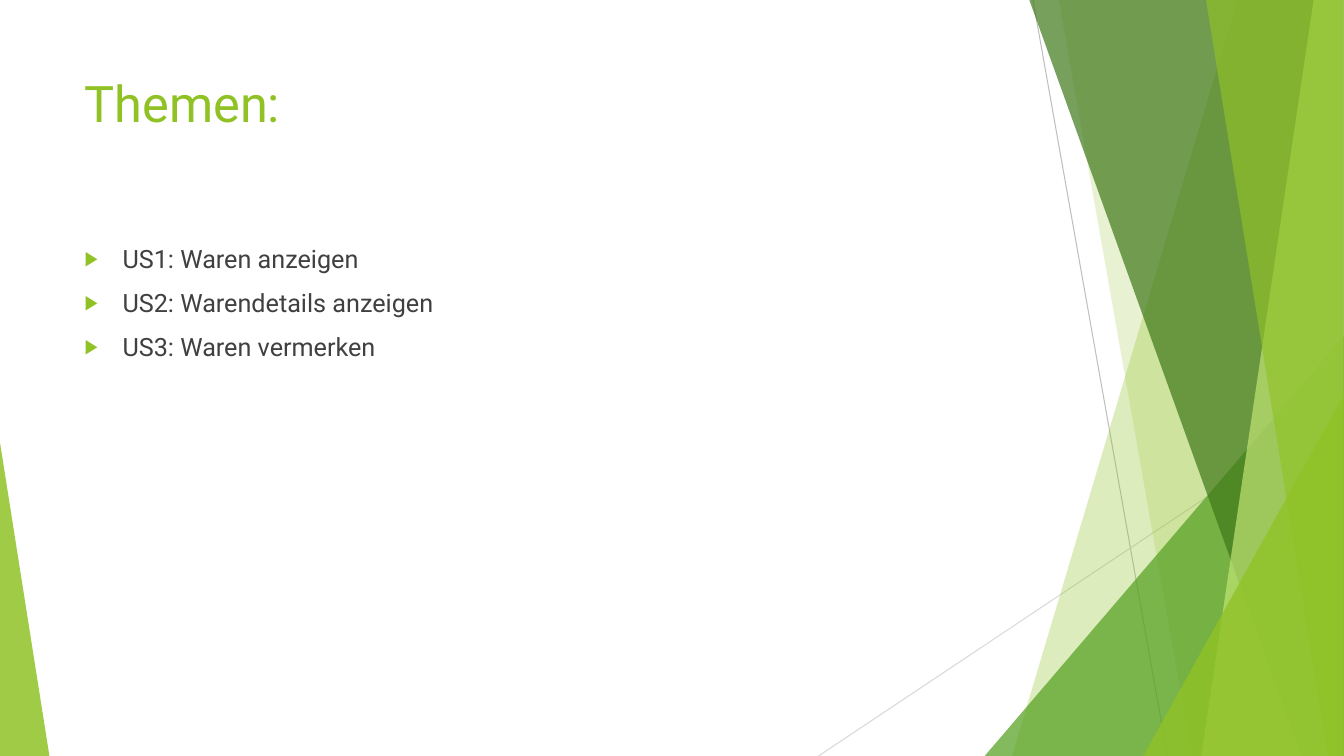
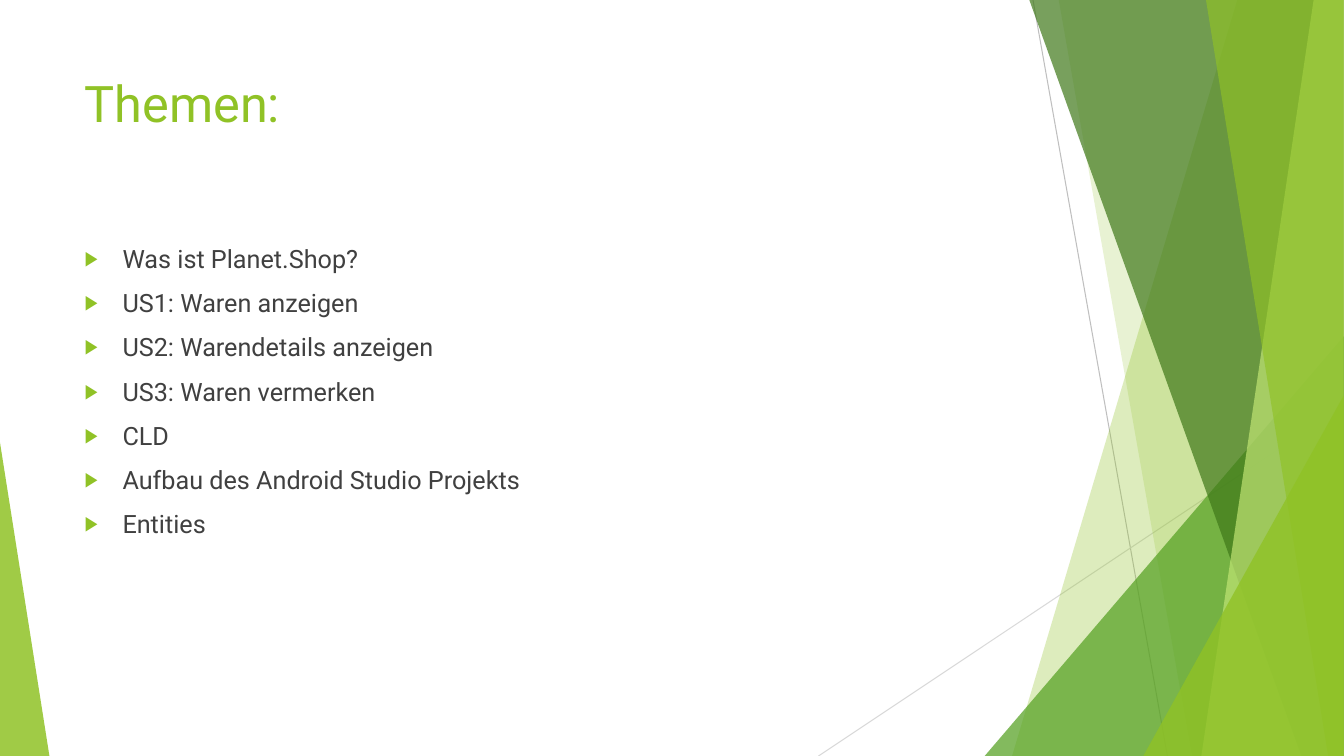
Before and after one commit to Grisdoff/Planet.Shop, a slide deck: slide 2 of Organisatorisches/Presentations/Presentation_WS.pptx. Drawn at 1344x756 pixels with LibreOffice and Linux fonts; fonts in the diff are those of the drawing. Boxes give left, top, right and bottom in pixels: in the first picture for what was removed or moved away, otherwise in the second. Text is boxed around its words. In the diff, an @@ line names an element or a change of style, - is before the commit and + after.

```diff
--- a/Organisatorisches/Presentations/Presentation_WS.pptx
+++ b/Organisatorisches/Presentations/Presentation_WS.pptx
@@ text at (x1=123, y1=249, x2=358, y2=273): paragraph added @@
+▶ Was ist Planet.Shop?
@@ text at (x1=123, y1=427, x2=520, y2=534): paragraphs added @@
+▶ CLD
+▶ Aufbau des Android Studio Projekts
+▶ Entities
```
Also in this commit, not shown: 7 other slides changed, 3 slides added, 1 slide removed.
